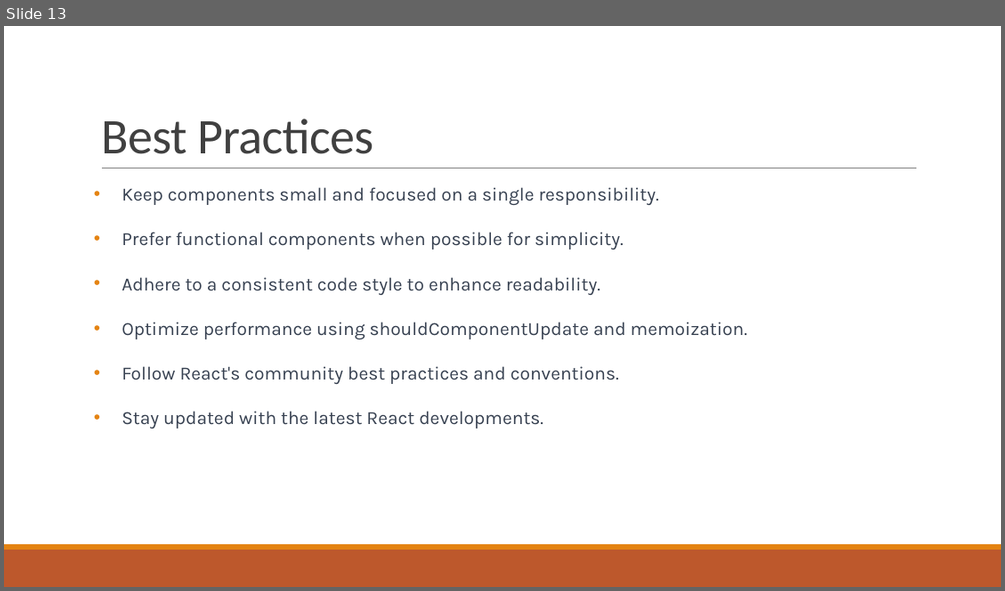
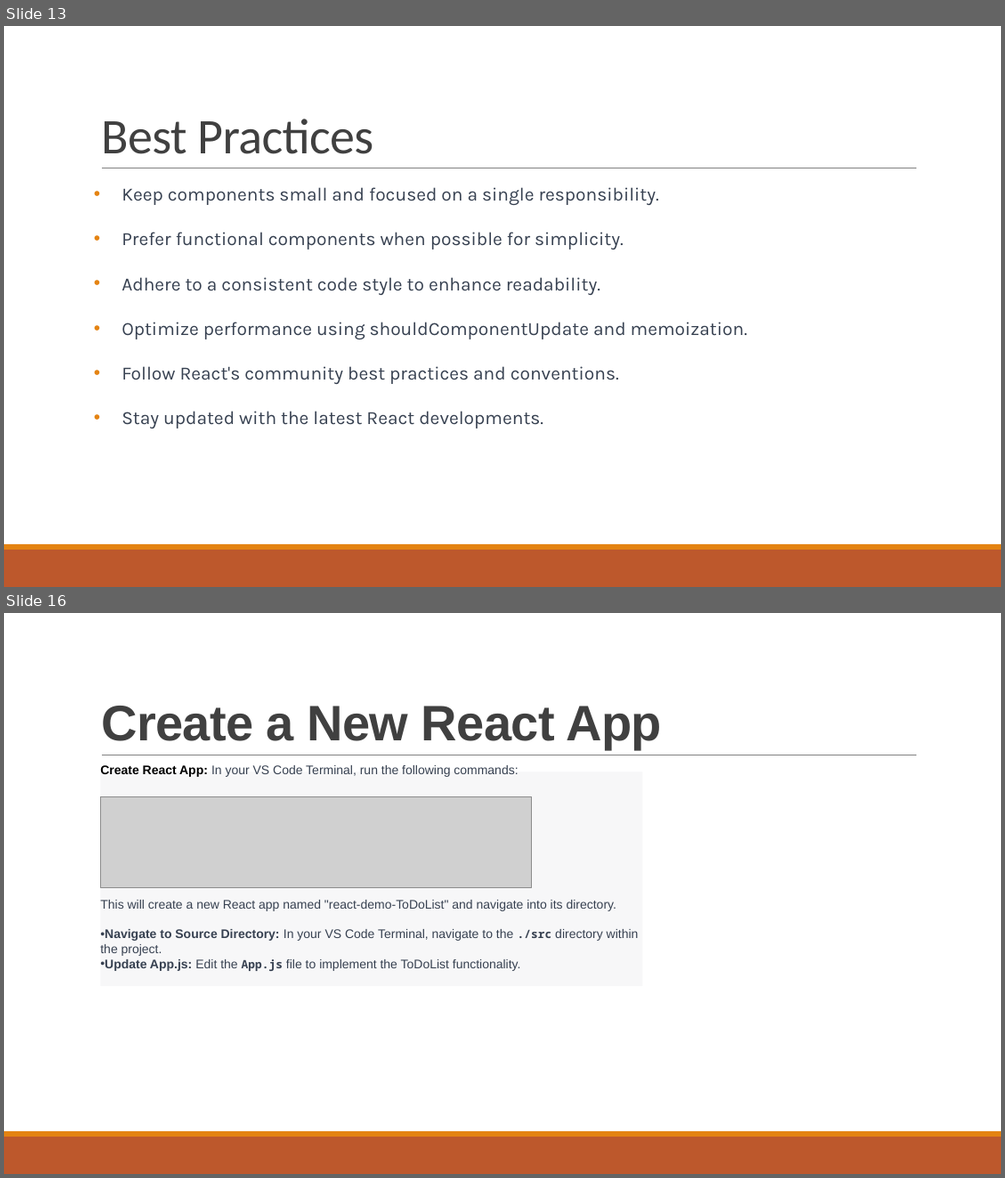
Before and after one commit to satyasingotam/Project1-ModernSwDevelopment, a slide deck: ModernSwDev_Project1/React JS Framework.pptx. Shown one above the other, each under a label of ours: slide 13 before the commit, slides 13 and 16 after it; the slides between them are not shown. The pictures are 1005x591 and 1005x1178 pixels, drawn with LibreOffice and Linux fonts; fonts in the diff are those of the drawing; grey boxes stand for pictures. Boxes give left, top, right and bottom in pixels: in the first picture for what was removed or moved away, otherwise in the second. Text is boxed around its words. In the diff, an @@ line names an element or a change of style, - is before the commit and + after.

Commit message:
PPT updated
ppt update for demo app

```diff
--- a/ModernSwDev_Project1/React JS Framework.pptx
+++ b/ModernSwDev_Project1/React JS Framework.pptx
@@ slide 16 added at bbox=[4, 613, 1001, 1174], background #FFFFFF; not listed: 3 template elements that a slide beside it also shows @@
@@ title added at bbox=[101, 706, 662, 749], 48 pt, text #404040, bold @@
+Create a New React App
@@ text added at bbox=[100, 768, 643, 989], fill #F7F7F8, 12 pt, text #374151 @@
+Create React App: In your VS Code Terminal, run the following commands:
+This will create a new React app named "react-demo-ToDoList" and navigate into its directory.
+• Navigate to Source Directory: In your VS Code Terminal, navigate to the ./src directory within the project.
+• Update App.js: Edit the App.js file to implement the ToDoList functionality.
@@ picture added at bbox=[100, 797, 531, 887] @@
```
Also in this commit, not shown: 4 other slides added.
